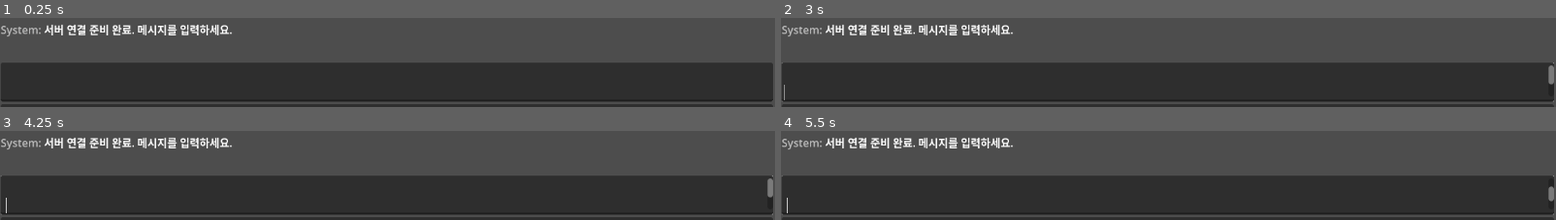
Above: before the commit, frames 1-4 (two rows, left to right).
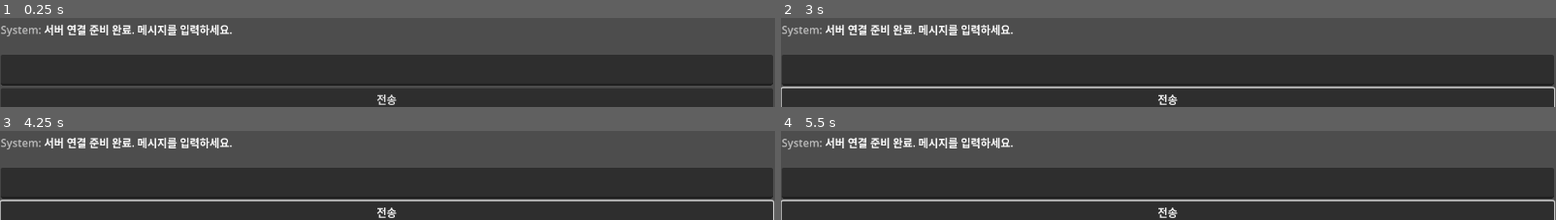
Above: after the commit, the same moments.

Repository: rorena15/llm_game
Game: Godot game, scene res://main.tscn
The game is run twice, just before and just after one commit, with the same random seed, the same clock (stepped at 60 frames per second) and the same inputs.
Inputs (mouse positions are in pixels of both pictures, inside the frame that each line leads up to):
- Up to frame 1 (0.25 s): no input
- Up to frame 2 (3 s): click (1168, 98) at 0.5 s, where only the run after the commit has a clickable "전송"; click (1168, 98) at 1.25 s, where only the run after the commit has a clickable "전송"; click (1168, 98) at 2 s, where only the run after the commit has a clickable "전송"; tap Enter at 2.75 s; move the mouse to (outside the picture) at 2.77 s; click (outside the picture) at 2.92 s
- Up to frame 3 (4.25 s): tap Space at 3.5 s; drag from (outside the picture) to (outside the picture) at 3.52 s
- Up to frame 4 (5.5 s): tap Enter at 4.25 s; move the mouse to (outside the picture) at 4.27 s; click (outside the picture) at 4.42 s; tap Space at 5 s; drag from (outside the picture) to (outside the picture) at 5.02 s

The runs differ from the first frame. In frame 1, 13% of the frame differs, in the area x 0-100%, y 41-98%; in frame 2, 14%, in the area x 0-100%, y 41-100%; in frame 3, 14%; in frame 4, 14%.

Commit message:
시스템 로그 창 수정

Diff:
--- a/godot_project/socialengineeer/desktop.tscn
+++ b/godot_project/socialengineeer/desktop.tscn
@@ -1,4 +1,6 @@
-[gd_scene format=3 uid="uid://cr3km66yqn7u8"]
+[gd_scene load_steps=2 format=3 uid="uid://cr3km66yqn7u8"]
+
+[ext_resource type="PackedScene" uid="uid://c0ngimr0turuu" path="res://window_base.tscn" id="1_73xdc"]
 
 [node name="Desktop" type="Control"]
 layout_mode = 3
@@ -13,3 +15,15 @@
 offset_right = 1152.0
 offset_bottom = 646.0
 color = Color(0.237254, 0.0225852, 0.408345, 1)
+
+[node name="WindowBase" parent="." instance=ExtResource("1_73xdc")]
+layout_mode = 0
+offset_top = 38.0
+offset_bottom = 252.0
+
+[node name="WindowBase2" parent="." instance=ExtResource("1_73xdc")]
+layout_mode = 0
+offset_left = 34.0
+offset_top = 338.0
+offset_right = 1184.0
+offset_bottom = 552.0
--- a/godot_project/socialengineeer/main.tscn
+++ b/godot_project/socialengineeer/main.tscn
@@ -29,6 +29,8 @@
 size_flags_vertical = 3
 
 [node name="SendButton" type="Button" parent="VBoxContainer"]
+custom_minimum_size = Vector2(0, 30)
 layout_mode = 2
 size_flags_vertical = 3
 size_flags_stretch_ratio = 0.0
+text = "전송"
--- a/godot_project/socialengineeer/window_base.tscn
+++ b/godot_project/socialengineeer/window_base.tscn
@@ -23,9 +23,8 @@
 
 [node name="CloseButton" type="Button" parent="Layout/TitleBar"]
 layout_mode = 2
-offset_left = 1116.0
-offset_top = 3.0
-offset_right = 1153.0
+offset_left = 1108.0
+offset_right = 1149.0
 offset_bottom = 34.0
 size_flags_horizontal = 8
 size_flags_vertical = 0
